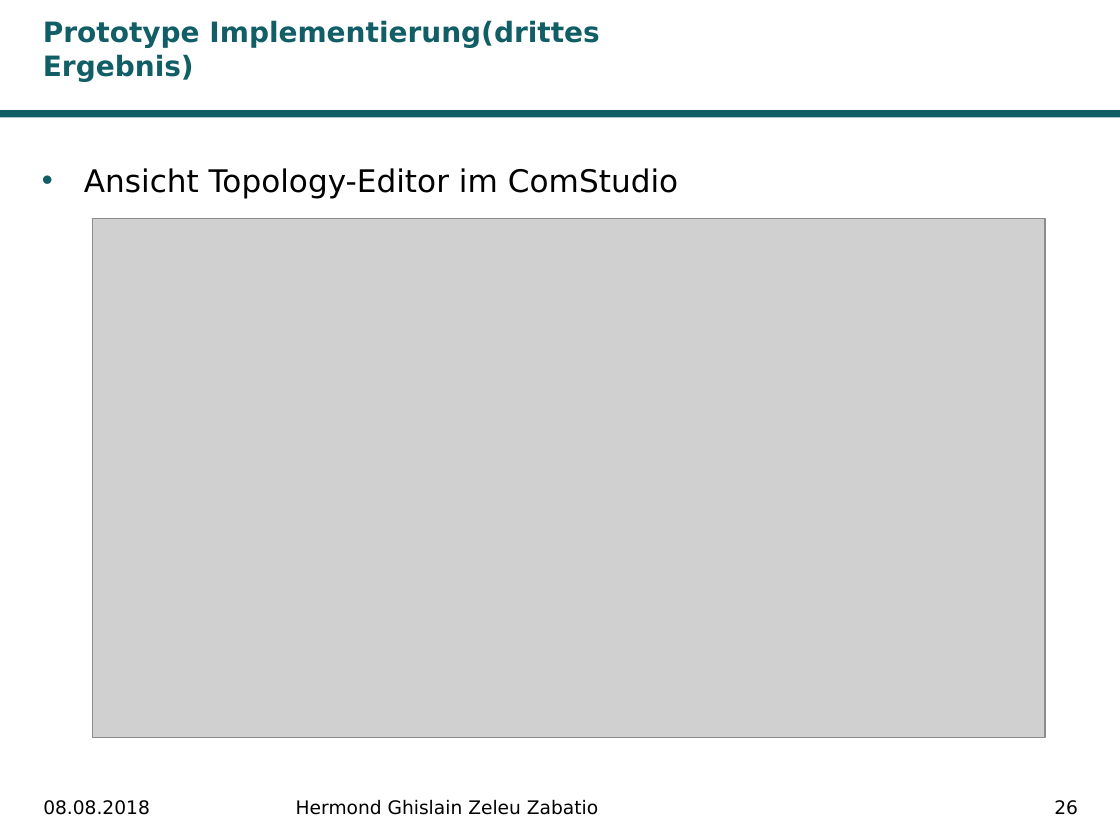
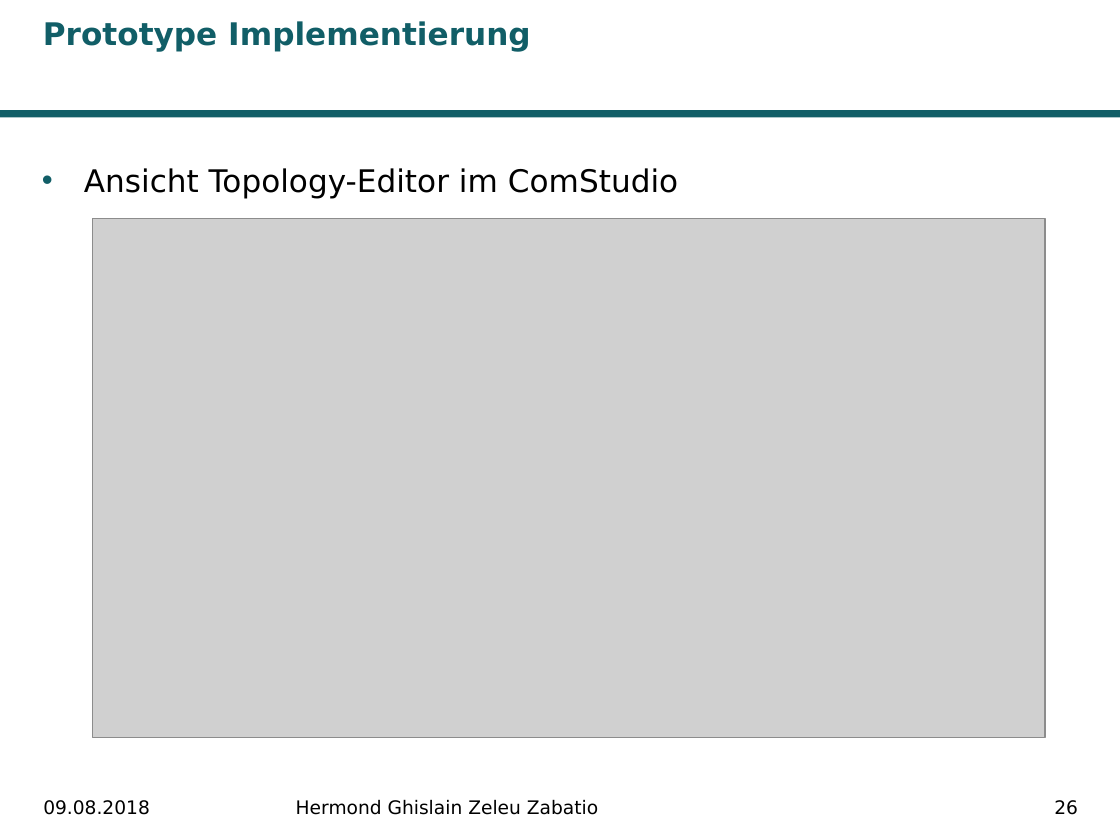
Before and after one commit to Ghislain1/zoe-fb-app, a slide deck: slide 26 of Master-Abschluss.pptx. Drawn at 1120x840 pixels with LibreOffice and Linux fonts; fonts in the diff are those of the drawing; grey boxes stand for pictures; background and template pictures are left out. Boxes give left, top, right and bottom in pixels: in the first picture for what was removed or moved away, otherwise in the second. Text is boxed around its words. In the diff, an @@ line names an element or a change of style, - is before the commit and + after.

```diff
--- a/Master-Abschluss.pptx
+++ b/Master-Abschluss.pptx
@@ title at [43, 21, 531, 52]: text changed; size 18 to 20 pt @@
-Prototype Implementierung(drittes Ergebnis)
+Prototype Implementierung
@@ text at [43, 800, 150, 815]: text changed @@
-08.08.2018
+09.08.2018
```
Also in this commit, not shown: 28 other slides changed.
